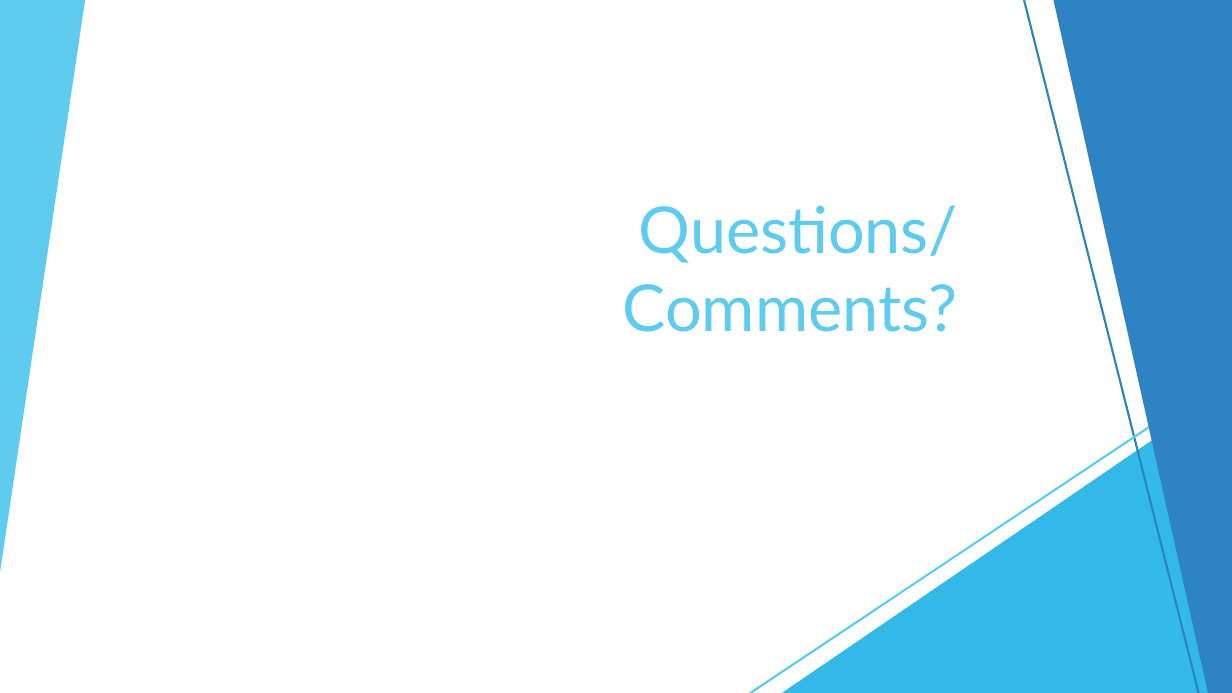
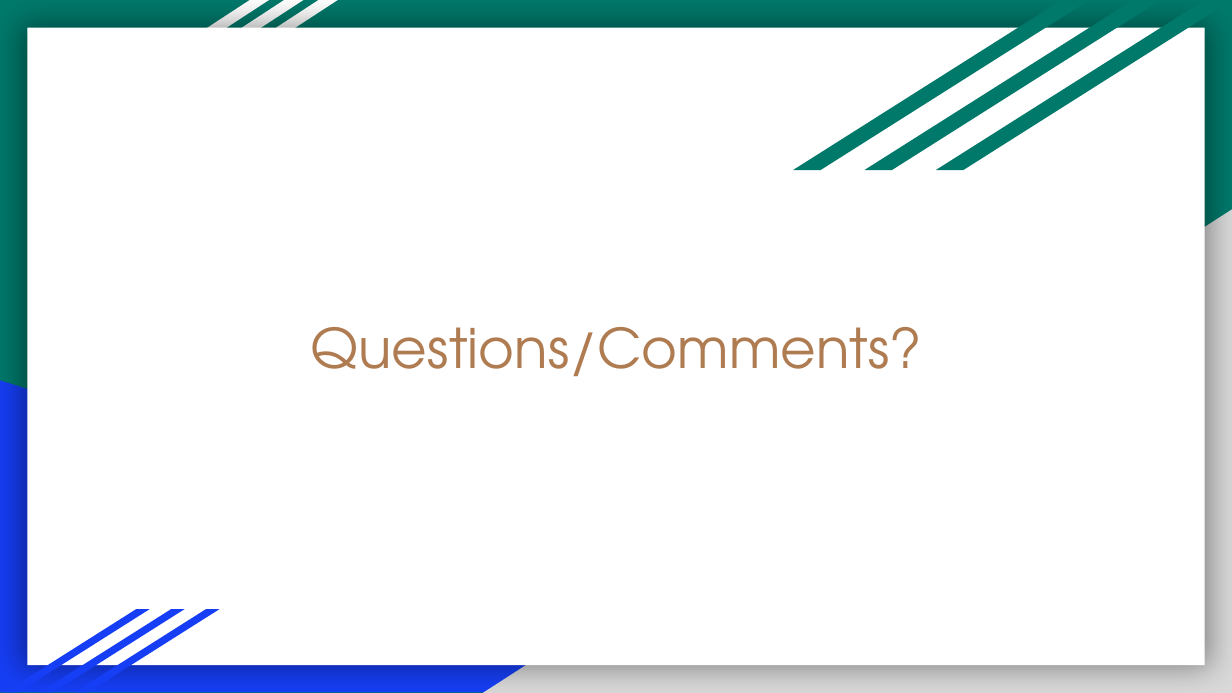
Before and after one commit to nelsonalb/World_Population-Project-3, a slide deck: slide 8 of Project 3- World Data Population.pptx. Drawn at 1232x693 pixels with LibreOffice and Linux fonts; fonts in the diff are those of the drawing. Boxes give left, top, right and bottom in pixels: in the first picture for what was removed or moved away, otherwise in the second. Text is boxed around its words. In the diff, an @@ line names an element or a change of style, - is before the commit and + after.

```diff
--- a/Project 3- World Data Population.pptx
+++ b/Project 3- World Data Population.pptx
@@ background #FFFFFF to #00796B @@
@@ rectangle removed at bbox=[0, 0, 1232, 693] @@
@@ triangle removed at bbox=[0, 0, 85, 573] @@
@@ rectangle added at bbox=[27, 28, 1205, 665], fill #FFFFFF @@
@@ parallelogram added at bbox=[34, 0, 269, 140], fill #FFFFFF @@
@@ parallelogram added at bbox=[69, 0, 303, 140], fill #FFFFFF @@
@@ parallelogram added at bbox=[103, 0, 338, 140], fill #FFFFFF @@
@@ parallelogram added at bbox=[793, 0, 1089, 170], fill #00796B @@
@@ parallelogram added at bbox=[865, 0, 1161, 170], fill #00796B @@
@@ parallelogram added at bbox=[936, 0, 1232, 170], fill #00796B @@
@@ line removed from (1024, 0) to (1199, 692) @@
@@ freeform shape removed at bbox=[1053, 0, 1232, 692] @@
@@ title "Questions/Comments?": place and size @@
-title "Questions/Comments?" at bbox=[623, 205, 958, 332]
+title "Questions/Comments?" at bbox=[311, 327, 922, 376]
@@ title "Questions/Comments?" at bbox=[311, 327, 922, 376]: size 37.8 to 32 pt, font Lato to TeX Gyre Adventor, text colour #5FCBEF to #AF7B51; alignment right to centre; vertical alignment bottom to middle @@
@@ right triangle added at bbox=[483, 209, 1232, 693], fill #D9D9D9 @@
@@ right triangle added at bbox=[0, 381, 993, 692], fill #163EF5 @@
@@ line removed from (1232, 372) to (750, 692) @@
@@ triangle removed at bbox=[782, 386, 1232, 692] @@
@@ group removed at bbox=[0, 0, 1232, 693]: 6 freeform shapes, 2 lines, 2 triangles @@
@@ group removed at bbox=[0, 0, 1232, 693]: 5 freeform shapes, 3 triangles, 2 lines @@
@@ parallelogram added at bbox=[5, 610, 150, 692], fill #163EF5 @@
@@ parallelogram added at bbox=[39, 610, 185, 692], fill #163EF5 @@
@@ parallelogram added at bbox=[74, 610, 219, 692], fill #163EF5 @@
```
Also in this commit, not shown: 6 other slides changed, 1 slide added, 1 slide removed.
